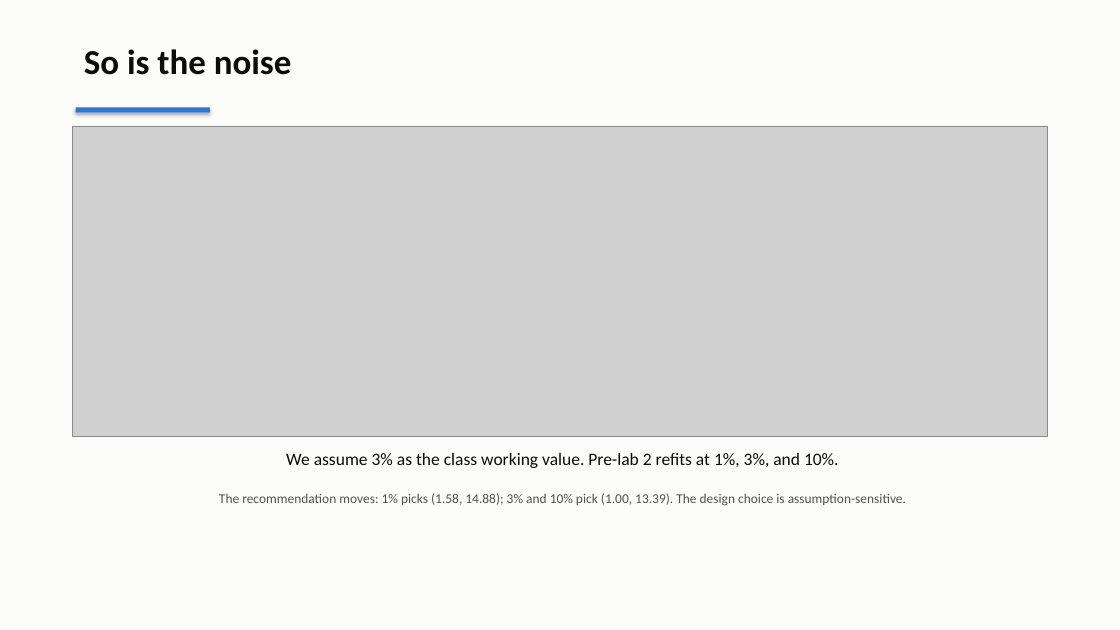
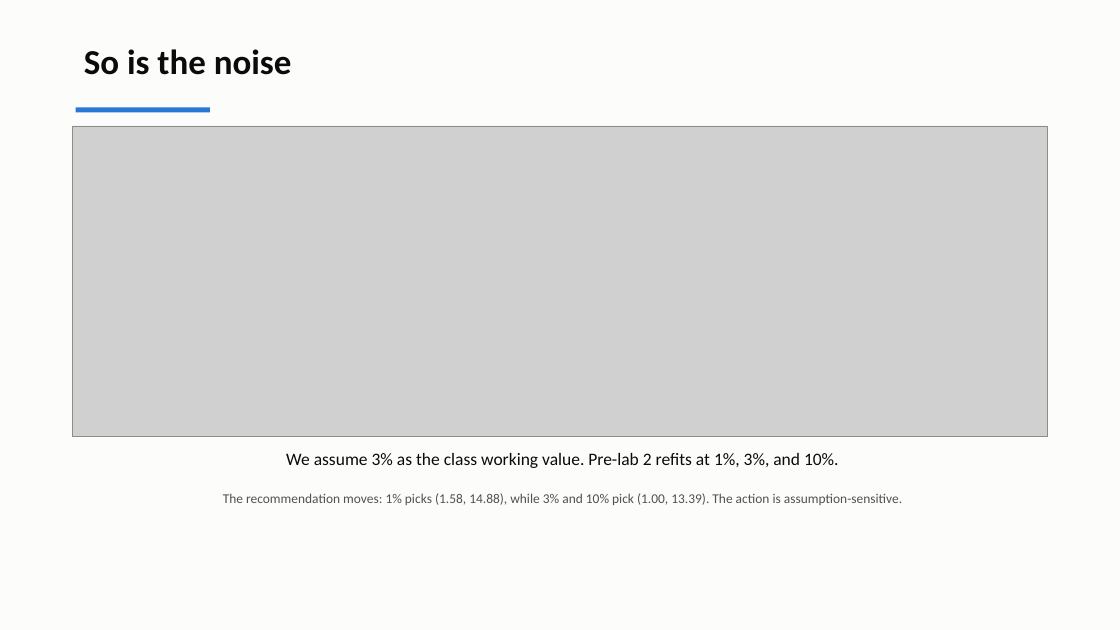
Before and after one commit to andrewvoss8-boop/core-me-data-science-activities-public, a slide deck: slide 12 of me323/Module1_drafts/ME323_Module1_Lecture2.pptx. Drawn at 1120x630 pixels with LibreOffice and Linux fonts; fonts in the diff are those of the drawing; grey boxes stand for pictures. Boxes give left, top, right and bottom in pixels: in the first picture for what was removed or moved away, otherwise in the second. Text is boxed around its words. In the diff, an @@ line names an element or a change of style, - is before the commit and + after.

```diff
--- a/me323/Module1_drafts/ME323_Module1_Lecture2.pptx
+++ b/me323/Module1_drafts/ME323_Module1_Lecture2.pptx
@@ rectangle at (76,108,210,113): shadow off @@
@@ text at (223,493,902,505): text changed @@
-The recommendation moves: 1% picks (1.58, 14.88); 3% and 10% pick (1.00, 13.39). The design choice is assumption-sensitive.
+The recommendation moves: 1% picks (1.58, 14.88), while 3% and 10% pick (1.00, 13.39). The action is assumption-sensitive.
```
Also in this commit, not shown: 21 other slides changed, 11 other files.
